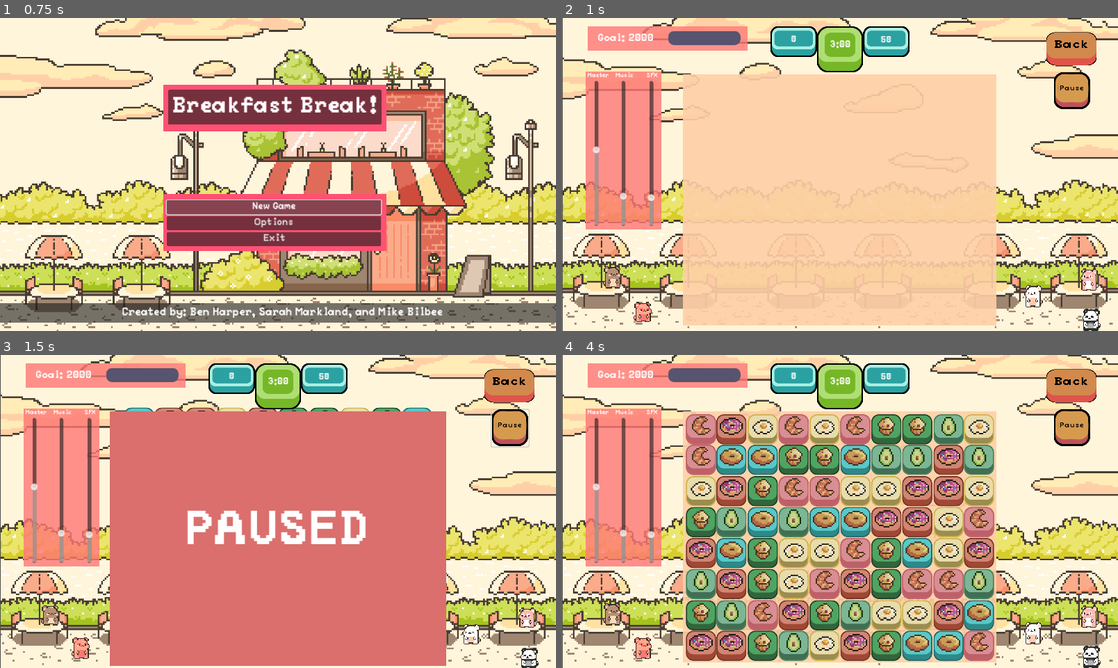
Above: before the commit, frames 1-4 (two rows, left to right).
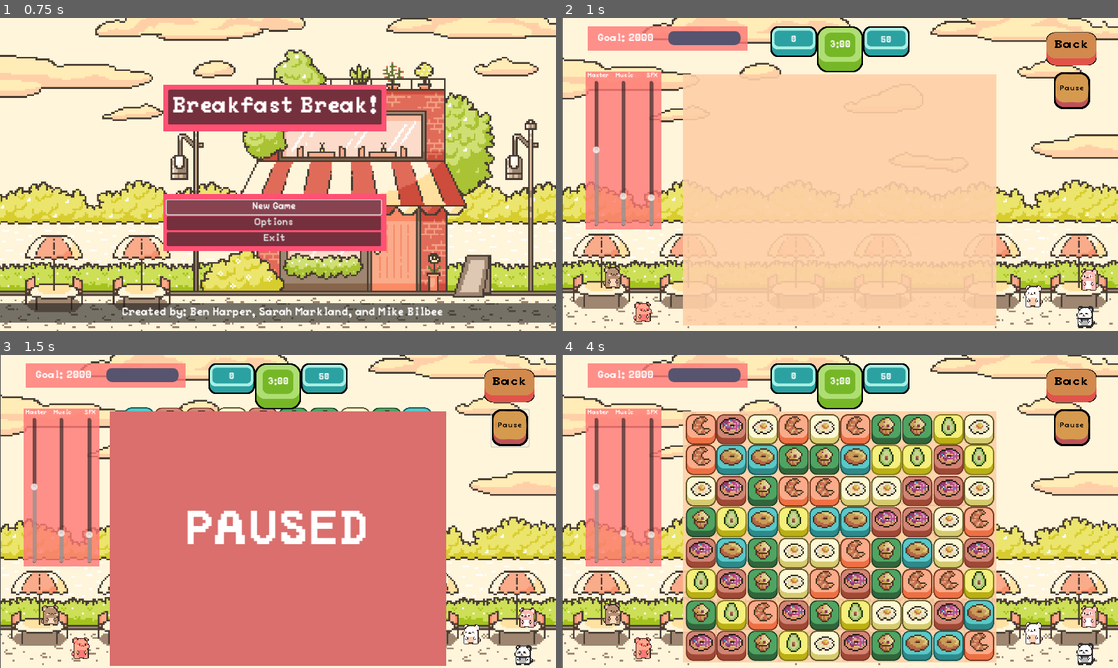
Above: after the commit, the same moments.

Repository: HenBarper/Breakfast_Break
Game: Godot game, scene res://Scenes/Main_Menu.tscn
Two runs of this game, one before a commit and one after it. Both use one fixed random seed, a clock stepped at 60 frames per second and the inputs below.
Inputs (mouse positions are in pixels of both pictures, inside the frame that each line leads up to):
- Up to frame 1 (0.75 s): click "New Game" at 0.5 s
- Up to frame 2 (1 s): no input
- Up to frame 3 (1.5 s): click (511, 426) at 1.25 s
- Up to frame 4 (4 s): click (1073, 386) at 2 s; click "New Game" at 2.75 s; move the mouse to (962, 495) at 3.52 s

Frame 1 is identical in both runs. In frame 2, 0.3% of the frame differs, in the area x 92-97%, y 92-100%; in frame 3, 0.4%; in frame 4, 15%, in the area x 22-97%, y 18-100%.

Commit message:
Changed piece colors slightly

Diff:
--- a/Scenes/Game_Scene.tscn
+++ b/Scenes/Game_Scene.tscn
@@ -500,7 +500,7 @@
 
 [node name="hamster 2" parent="Bears" instance=ExtResource("12_4rdj6")]
 texture_filter = 1
-position = Vector2(1096, 624)
+position = Vector2(1085, 618)
 scale = Vector2(2, 2)
 
 [node name="hamster 3" parent="Bears" instance=ExtResource("13_tab8c")]
--- a/Scripts/grid.gd
+++ b/Scripts/grid.gd
@@ -277,3 +277,9 @@
 
 func _on_top_ui_time_up():
 	state = wait
+
+func set_wait():
+	state = wait
+
+func set_move():
+	state = move
--- a/Scripts/top_ui.gd
+++ b/Scripts/top_ui.gd
@@ -23,6 +23,7 @@
 # pause
 var paused = false
 @onready var pause_block = $pause_block
+@onready var grid = $"../grid"
 
 # score variables
 var current_score = 0
@@ -144,6 +145,8 @@
 	if paused:
 		paused = false
 		pause_block.visible = false
+		grid.set_move()
 	else:
 		paused = true
 		pause_block.visible = true
+		grid.set_wait()
Binary file changed: Art Assets/Pieces/Blue Piece.png
Binary file changed: Art Assets/Pieces/Light Green Piece.png
Binary file changed: Art Assets/Pieces/Orange Piece.png
Binary file changed: Art Assets/Pieces/Pink Piece.png
Binary file changed: Art Assets/Pieces/Yellow Piece.png
Not shown, changed: export_presets.cfg
Not shown, changed: SFX/videogame-death-sound-43894.mp3
Not shown, changed: SFX/winsquare-6993.mp3
